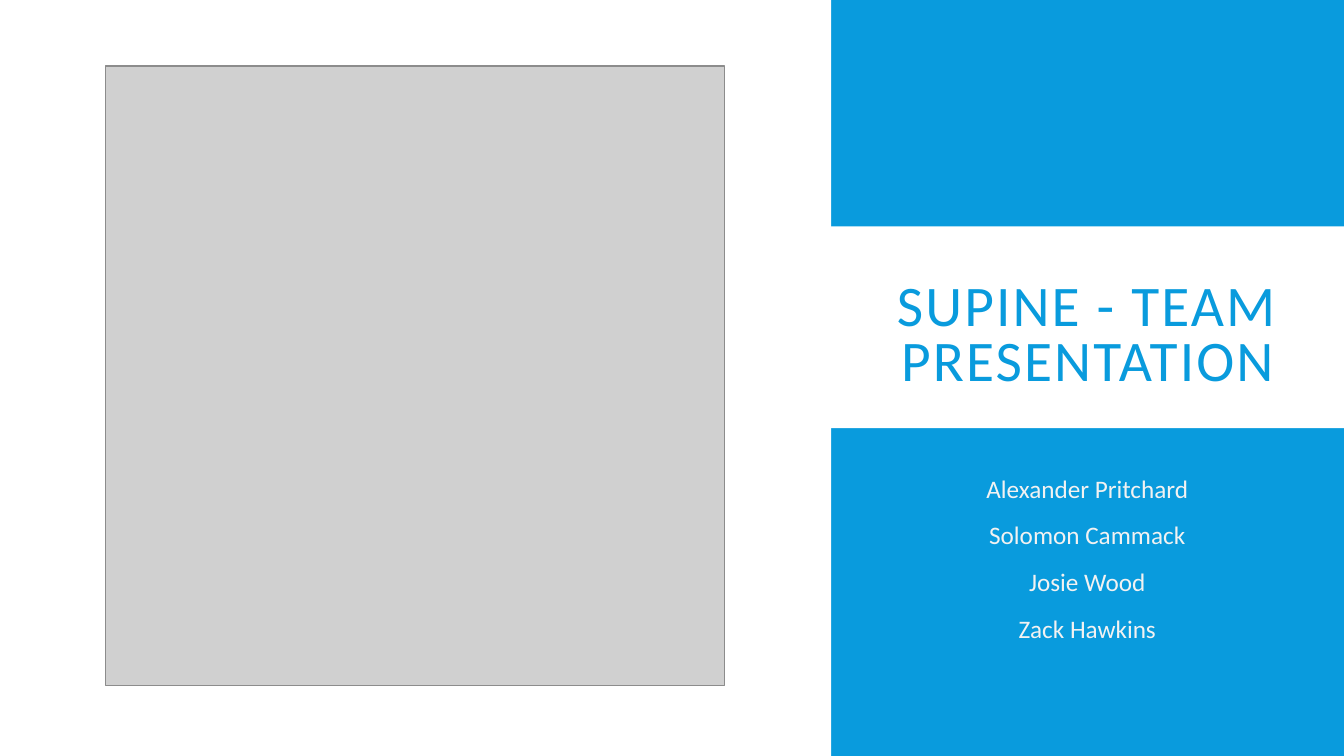
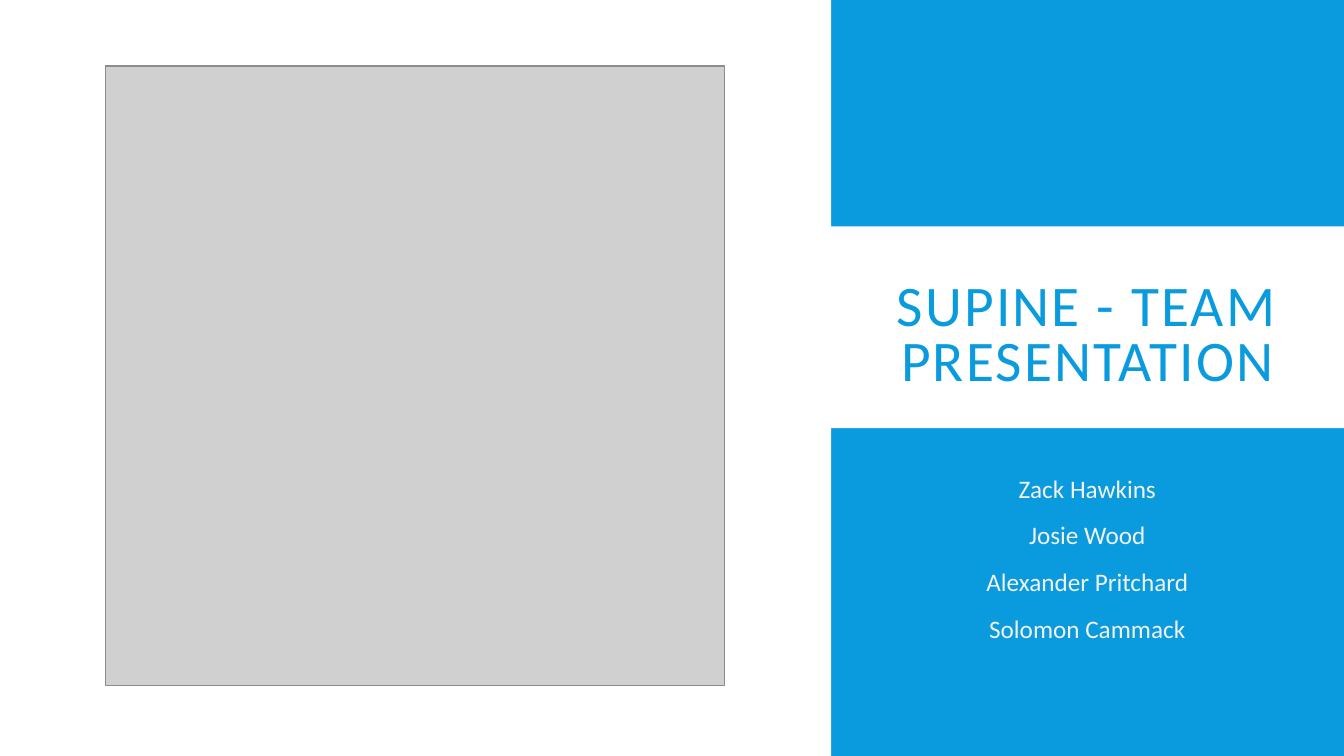
Before and after one commit to bobisapotato/dungeon, a slide deck: slide 1 of Documentation/Team Presentation.pptx. Drawn at 1344x756 pixels with LibreOffice and Linux fonts; fonts in the diff are those of the drawing; grey boxes stand for pictures. Boxes give left, top, right and bottom in pixels: in the first picture for what was removed or moved away, otherwise in the second. Text is boxed around its words. In the diff, an @@ line names an element or a change of style, - is before the commit and + after.

Commit message:
Minor changes

```diff
--- a/Documentation/Team Presentation.pptx
+++ b/Documentation/Team Presentation.pptx
@@ subtitle at (1019, 480, 1156, 544): paragraphs added @@
+Zack Hawkins
+Josie Wood
@@ subtitle at (1019, 573, 1156, 638): paragraphs removed @@
-Josie Wood
-Zack Hawkins
```
